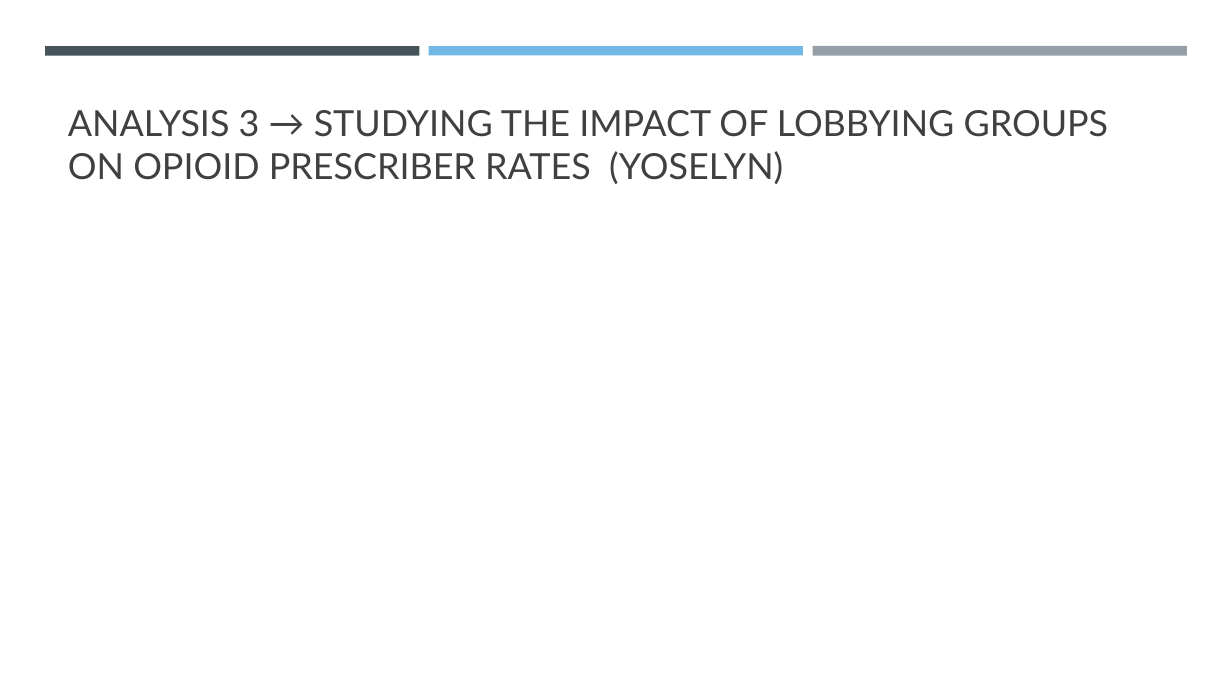
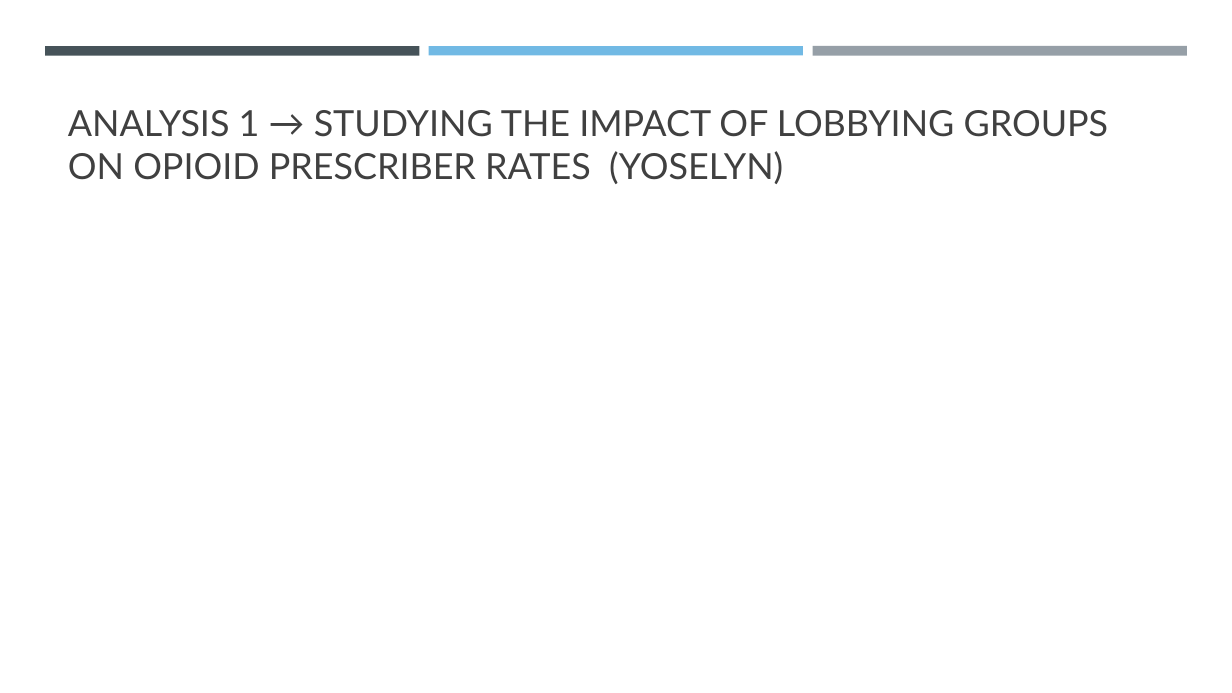
Before and after one commit to MLOpioidProjectCode/project_code, a slide deck: slide 6 of presentation/opioid_powerpoint.pptx (slide 8 before the commit). Drawn at 1232x693 pixels with LibreOffice and Linux fonts; fonts in the diff are those of the drawing. Boxes give left, top, right and bottom in pixels: in the first picture for what was removed or moved away, otherwise in the second. Text is boxed around its words. In the diff, an @@ line names an element or a change of style, - is before the commit and + after.

Commit message:
updated powerpoint

```diff
--- a/presentation/opioid_powerpoint.pptx
+++ b/presentation/opioid_powerpoint.pptx
@@ title at [68,110,1109,184]: text changed @@
-ANALYSIS 3 → STUDYING THE IMPACT OF LOBBYING GROUPS ON OPIOID PRESCRIBER RATES (YOSELYN)
+ANALYSIS 1 → STUDYING THE IMPACT OF LOBBYING GROUPS ON OPIOID PRESCRIBER RATES (YOSELYN)
```
Also in this commit, not shown: 3 other slides changed, 1 slide added, 2 slides removed.
